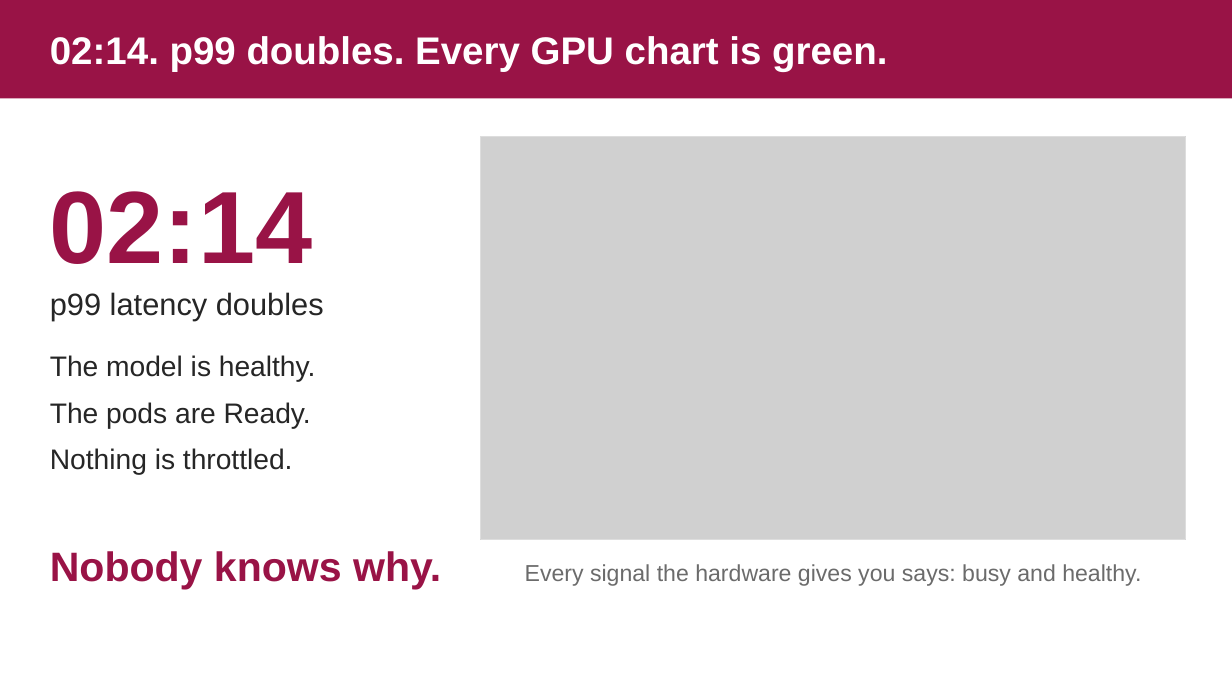
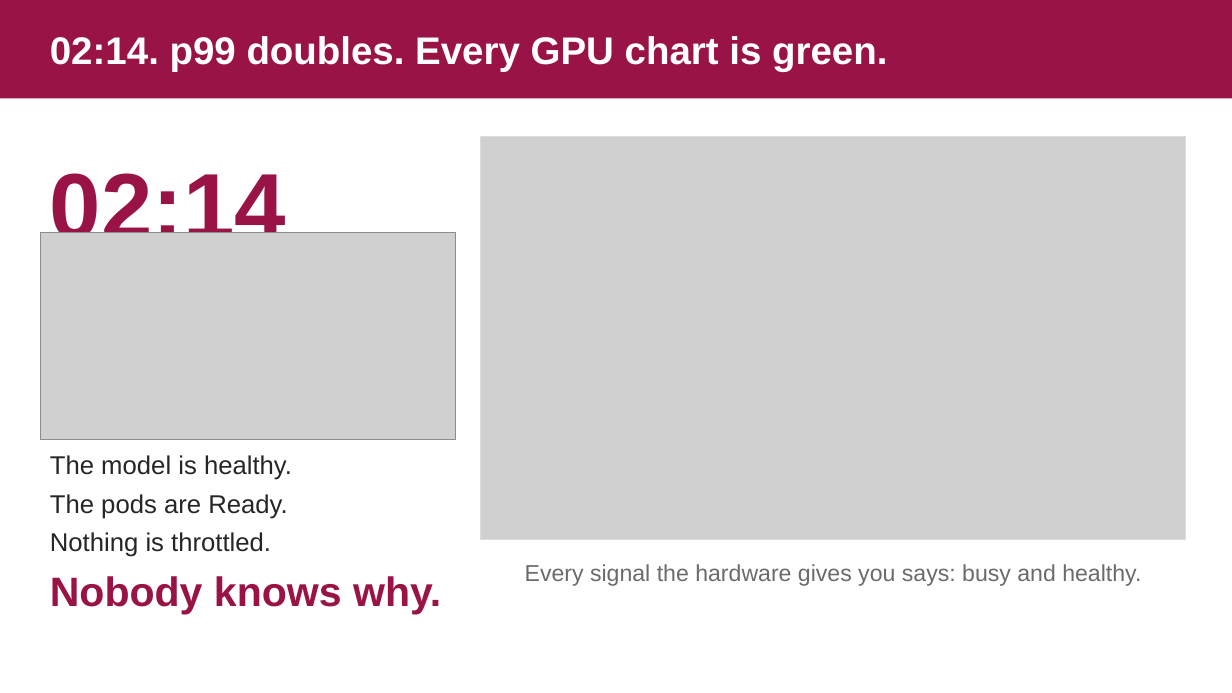
Before and after one commit to danilosilvase/gpu-observability-kubecon-na-2026, a slide deck: slide 3 of deck/kubecon-na-2026-v4.pptx. Drawn at 1232x693 pixels with LibreOffice and Linux fonts; fonts in the diff are those of the drawing; grey boxes stand for pictures; background and template pictures are left out. Boxes give left, top, right and bottom in pixels: in the first picture for what was removed or moved away, otherwise in the second. Text is boxed around its words. In the diff, an @@ line names an element or a change of style, - is before the commit and + after.

```diff
--- a/deck/kubecon-na-2026-v4.pptx
+++ b/deck/kubecon-na-2026-v4.pptx
@@ text "02:14": place and size @@
-text "02:14" at <box>50,191,324,320</box>
+text "02:14" at <box>50,165,286,233</box>
@@ text "02:14" at <box>50,165,286,233</box>: size 80 to 72 pt @@
@@ picture added at <box>41,233,455,440</box> @@
@@ text at <box>50,292,324,320</box>: paragraph removed @@
-p99 latency doubles
@@ text "The model is healthy.": place and size @@
-text "The model is healthy." at <box>50,355,316,475</box>
+text "The model is healthy." at <box>50,455,292,557</box>
@@ text "The model is healthy." at <box>50,455,292,557</box>: size 22 to 20 pt; less space between paragraphs @@
@@ text "Nobody knows why.": place and size @@
-text "Nobody knows why." at <box>50,551,441,589</box>
+text "Nobody knows why." at <box>50,576,441,614</box>
```
Also in this commit, not shown: 5 other files.
